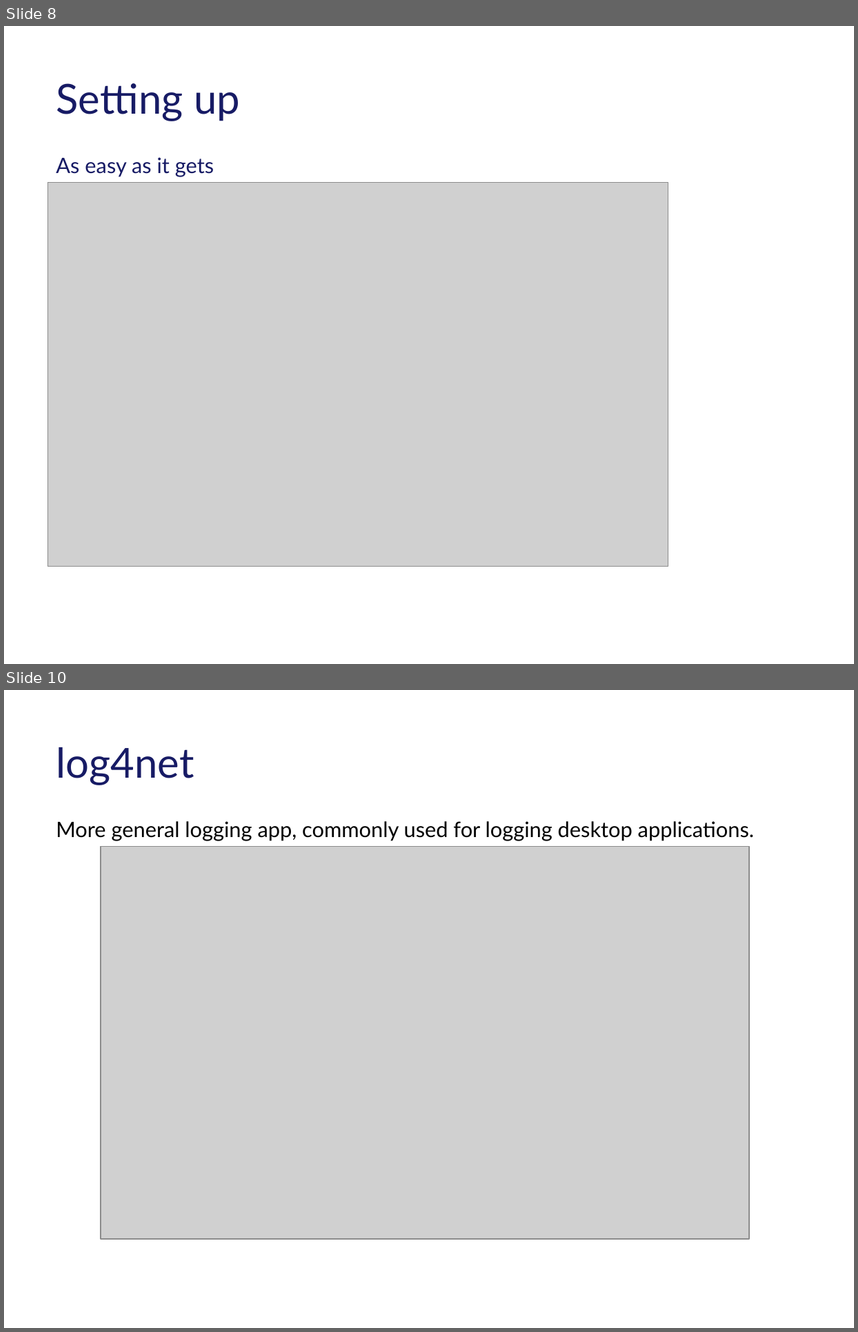
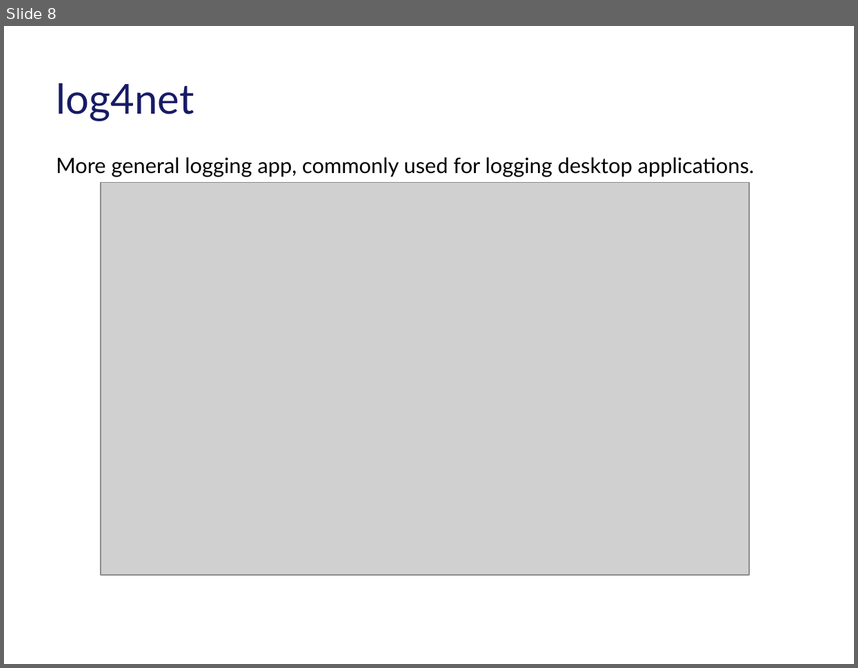
Before and after one commit to tarasiscom/Lv-273, a slide deck: education/Exception_Handling_In_Core_Puhach_Ivan.pptx. Shown one above the other, each under a label of ours: slides 8 and 10 before the commit, slide 8 after it; the slides between them are not shown. The pictures are 858x1332 and 858x668 pixels, drawn with LibreOffice and Linux fonts; fonts in the diff are those of the drawing; grey boxes stand for pictures; background and template pictures are left out. Boxes give left, top, right and bottom in pixels: in the first picture for what was removed or moved away, otherwise in the second. Text is boxed around its words. In the diff, an @@ line names an element or a change of style, - is before the commit and + after.

```diff
--- a/education/Exception_Handling_In_Core_Puhach_Ivan.pptx
+++ b/education/Exception_Handling_In_Core_Puhach_Ivan.pptx
@@ slide 8 removed at (4, 26, 854, 664), background #FFFFFF @@
@@ title removed at (56, 83, 240, 121) @@
-Setting up
@@ text removed at (56, 157, 214, 177) @@
-As easy as it gets
@@ picture removed at (47, 183, 668, 566) @@
@@ what was slide 10 is now slide 8 @@
```
Also in this commit, not shown: 2 slides changed, 9 slides added, 1 other slide removed.
